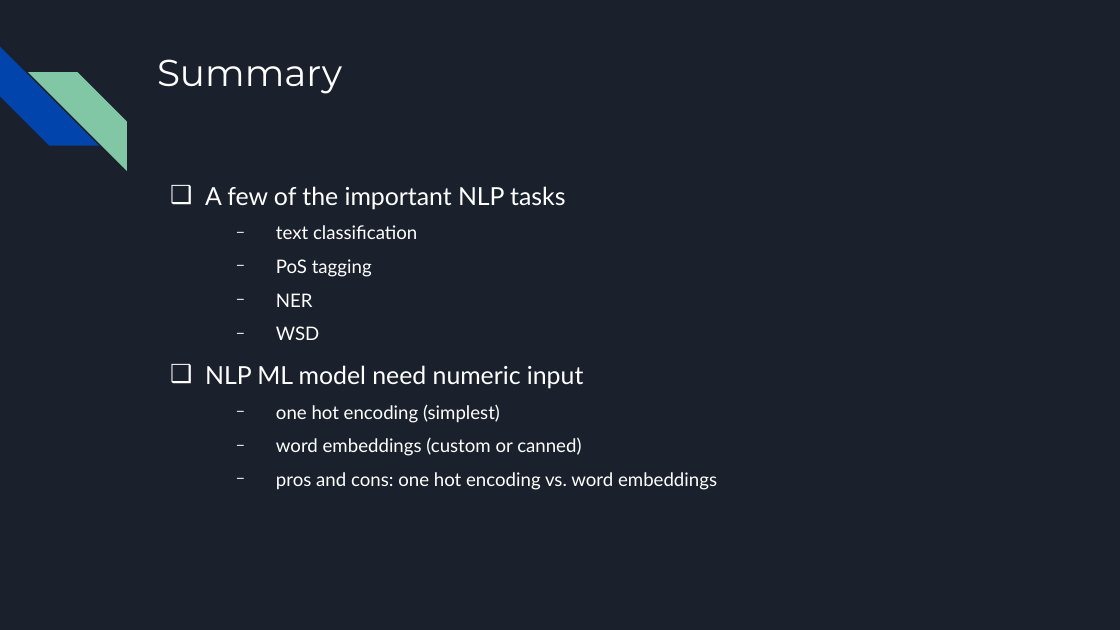
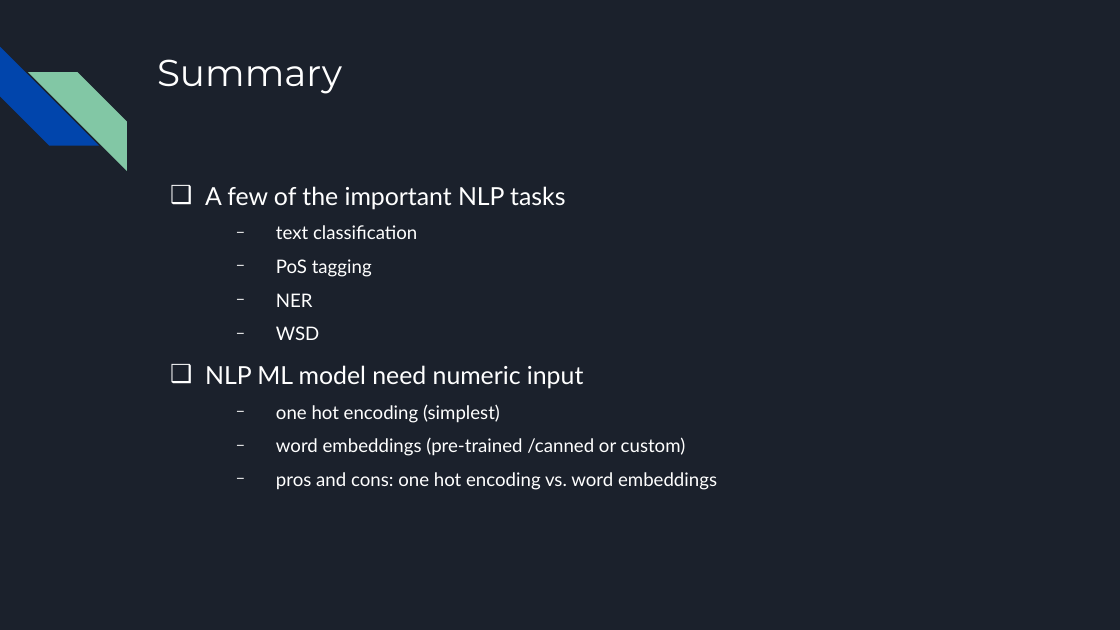
Before and after one commit to MichaelSzczepaniak/WordEmbeddings, a slide deck: slide 11 of word_embeddings_30min.odp. Drawn at 1120x630 pixels with LibreOffice and Linux fonts; fonts in the diff are those of the drawing. Boxes give left, top, right and bottom in pixels: in the first picture for what was removed or moved away, otherwise in the second. Text is boxed around its words. In the diff, an @@ line names an element or a change of style, - is before the commit and + after.

Commit message:
revise pres slides, start word embeddings module, start pres notebook, add glove embeddings dir to ignore file

```diff
--- a/word_embeddings_30min.odp
+++ b/word_embeddings_30min.odp
@@ text at (276,437,686,456): text changed @@
-  − word embeddings (custom or canned)
+  − word embeddings (pre-trained /canned or custom)
```
Also in this commit, not shown: 7 other slides changed, 3 other files.
